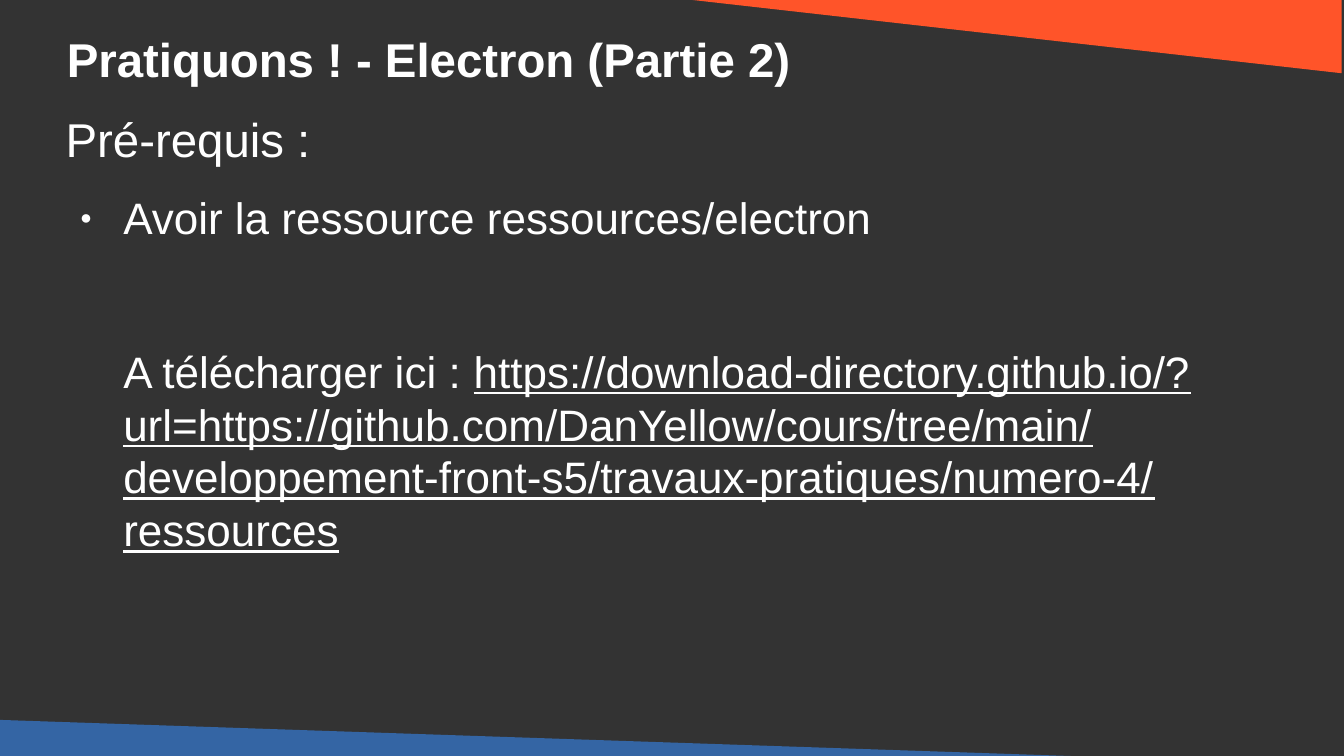
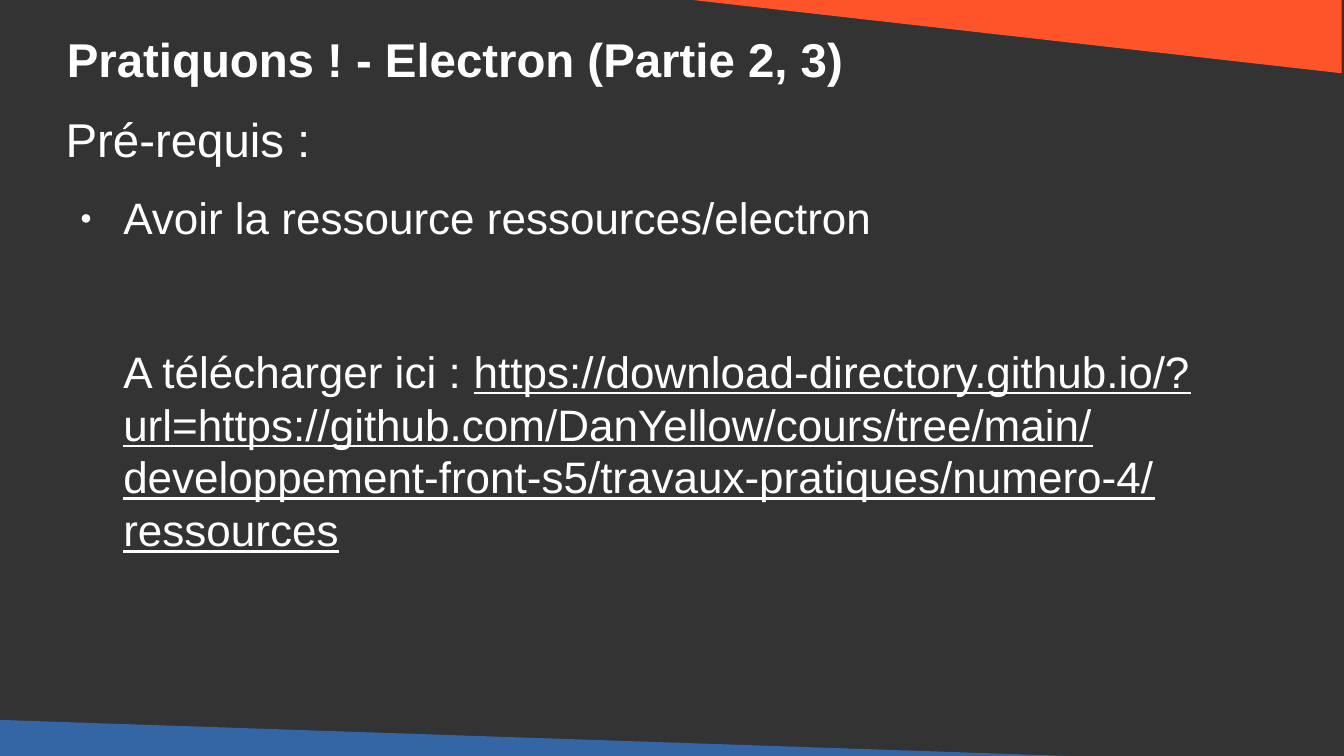
Before and after one commit to DanYellow/cours, a slide deck: slide 17 of developpement-front-s5/travaux-pratiques/numero-5/presentation.odp (slide 14 before the commit). Drawn at 1344x756 pixels with LibreOffice and Linux fonts; fonts in the diff are those of the drawing. Boxes give left, top, right and bottom in pixels: in the first picture for what was removed or moved away, otherwise in the second. Text is boxed around its words. In the diff, an @@ line names an element or a change of style, - is before the commit and + after.

Commit message:
developpement-front-s5 - Update csp / electron

```diff
--- a/developpement-front-s5/travaux-pratiques/numero-5/presentation.odp
+++ b/developpement-front-s5/travaux-pratiques/numero-5/presentation.odp
@@ title at box(67, 42, 843, 87): text changed @@
-Pratiquons ! - Electron (Partie 2)
+Pratiquons ! - Electron (Partie 2, 3)
```
Also in this commit, not shown: 2 other slides changed, 1 slide added, 2 other files.
